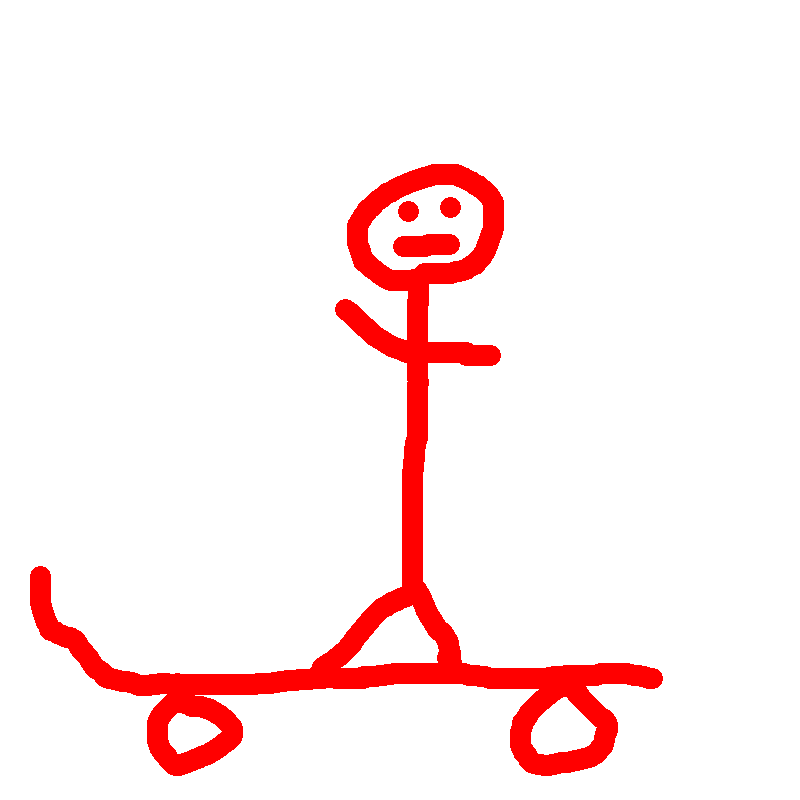
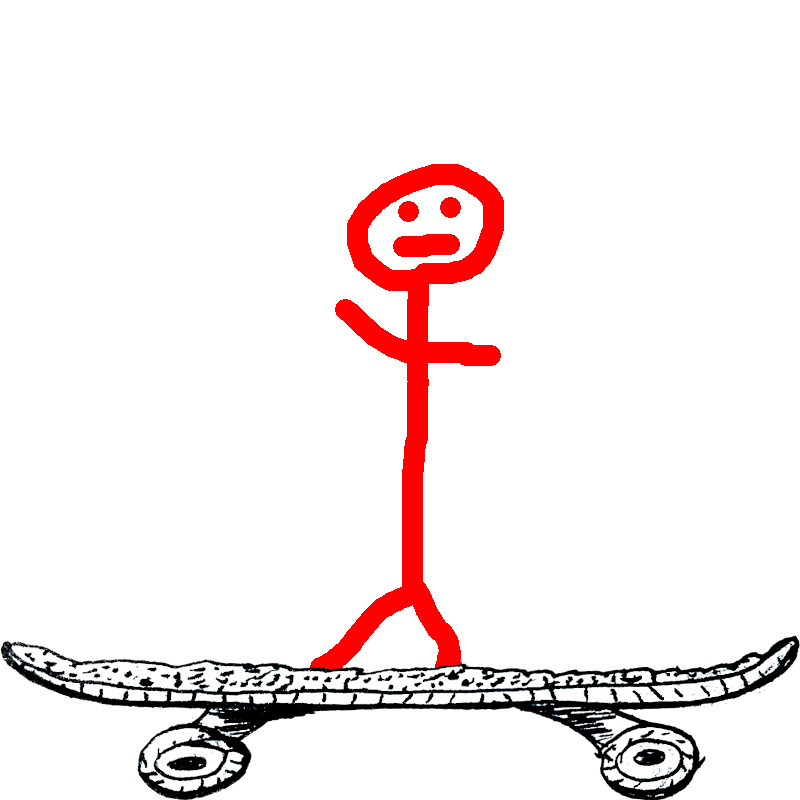
Revision of a layered 800 x 800 image; what changed, layer by layer:
added layer "megboard.png" above "dude" over left=0, top=635, right=800, bottom=800
painted on "dude" over left=30, top=566, right=663, bottom=776
